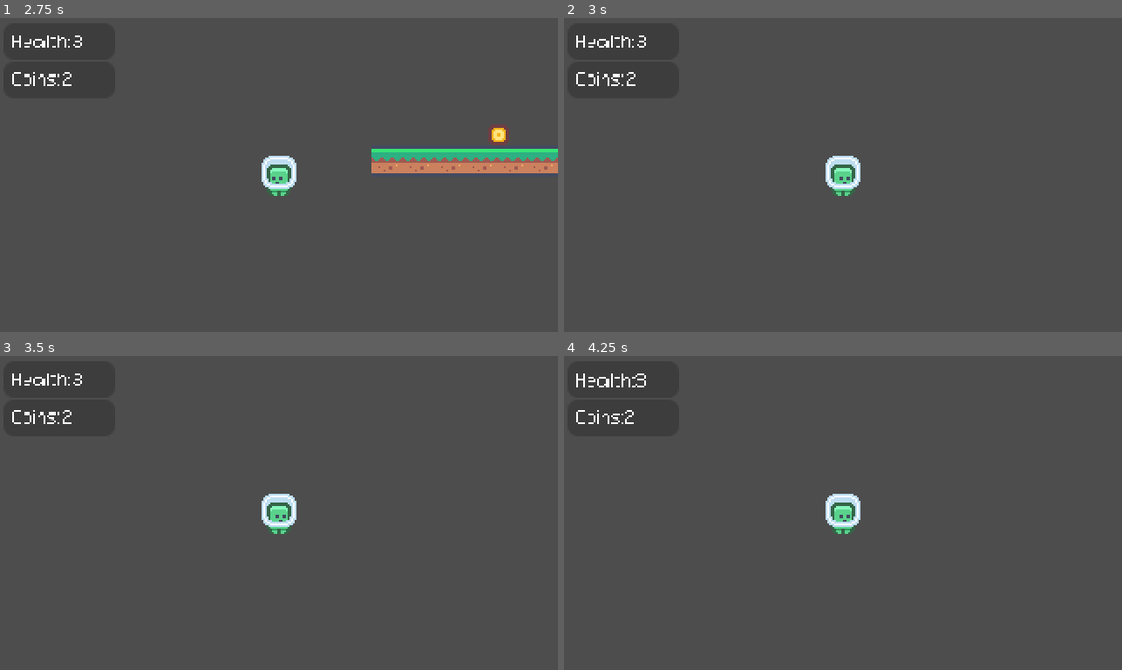
Above: before the commit, frames 1-4 (two rows, left to right).
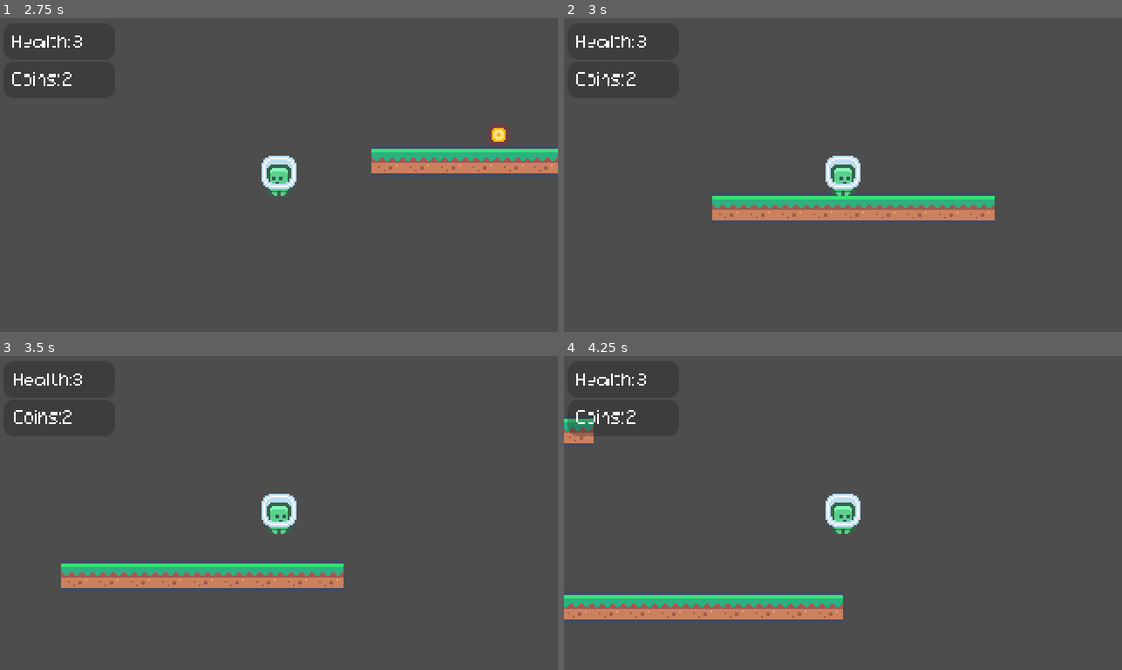
Above: after the commit, the same moments.

Repository: platz-halter/mario_clone
Game: Godot game, scene res://world.tscn
Same seed, same stepped clock (60 frames per second), same inputs: the game is played once before the commit and once after it.
Inputs:
- Up to frame 1 (2.75 s): tap Enter at 0.5 s; hold Shift (dash) 0.53-1.28 s; hold Right (ui_right) 0.53-2.03 s; tap Up (ui_up) at 0.77, 1.52 s; tap 1 (sys_level1) at 1.35 s; hold Left (ui_left) from 2.03 s (still down); tap 2 (sys_level2) at 2.1 s
- Up to frame 2 (3 s): release Left (ui_left) at 2.78 s; hold Right (ui_right) from 2.78 s (still down); tap 3 (sys_level3) at 2.85 s
- Up to frame 3 (3.5 s): keep holding Right (ui_right); tap Up (ui_up) at 3.02 s
- Up to frame 4 (4.25 s): keep holding Right (ui_right); hold Shift (dash) from 3.53 s (still down); tap Up (ui_up) at 3.77 s

Frame 1 is identical in both runs. In frame 2, 3.9% of the frame differs, in the area x 26-78%, y 56-65%; in frame 3, 4.2%; in frame 4, 4.4%, in the area x 0-50%, y 5-84%.
Error before the commit: Invalid access to property or key 'position' on a base object of type 'null instance'. (res://world.gd:22)

Commit message:
Added level3 basic

Diff:
--- a/Levels/level_3.tscn
+++ b/Levels/level_3.tscn
@@ -1,3 +1,87 @@
-[gd_scene format=3 uid="uid://dnsr05iobcsfc"]
+[gd_scene load_steps=3 format=3 uid="uid://dnsr05iobcsfc"]
+
+[ext_resource type="PackedScene" uid="uid://d3nmtktli0buh" path="res://Objects/Utils/player_start.tscn" id="1_8rxfo"]
+[ext_resource type="PackedScene" uid="uid://dhs7x7suf33og" path="res://Objects/Blocks/Grass/grass_floor.tscn" id="2_60opg"]
 
 [node name="level_3" type="Node2D"]
+
+[node name="PlayerStart" parent="." instance=ExtResource("1_8rxfo")]
+position = Vector2(-87, -65)
+
+[node name="grass_floor" parent="." instance=ExtResource("2_60opg")]
+position = Vector2(-33, -36)
+
+[node name="grass_floor2" parent="." instance=ExtResource("2_60opg")]
+position = Vector2(-15, -36)
+
+[node name="grass_floor3" parent="." instance=ExtResource("2_60opg")]
+position = Vector2(3, -36)
+
+[node name="grass_floor4" parent="." instance=ExtResource("2_60opg")]
+position = Vector2(-87, -36)
+
+[node name="grass_floor5" parent="." instance=ExtResource("2_60opg")]
+position = Vector2(-69, -36)
+
+[node name="grass_floor6" parent="." instance=ExtResource("2_60opg")]
+position = Vector2(-51, -36)
+
+[node name="grass_floor8" parent="." instance=ExtResource("2_60opg")]
+position = Vector2(-123, -36)
+
+[node name="grass_floor9" parent="." instance=ExtResource("2_60opg")]
+position = Vector2(-105, -36)
+
+[node name="grass_floor10" parent="." instance=ExtResource("2_60opg")]
+position = Vector2(-33, -36)
+
+[node name="grass_floor11" parent="." instance=ExtResource("2_60opg")]
+position = Vector2(-15, -36)
+
+[node name="grass_floor12" parent="." instance=ExtResource("2_60opg")]
+position = Vector2(3, -36)
+
+[node name="grass_floor13" parent="." instance=ExtResource("2_60opg")]
+position = Vector2(-87, -36)
+
+[node name="grass_floor14" parent="." instance=ExtResource("2_60opg")]
+position = Vector2(-69, -36)
+
+[node name="grass_floor15" parent="." instance=ExtResource("2_60opg")]
+position = Vector2(-51, -36)
+
+[node name="grass_floor16" parent="." instance=ExtResource("2_60opg")]
+position = Vector2(-141, -36)
+
+[node name="grass_floor17" parent="." instance=ExtResource("2_60opg")]
+position = Vector2(-123, -36)
+
+[node name="grass_floor18" parent="." instance=ExtResource("2_60opg")]
+position = Vector2(-105, -36)
+
+[node name="grass_floor19" parent="." instance=ExtResource("2_60opg")]
+position = Vector2(110, 65)
+
+[node name="grass_floor20" parent="." instance=ExtResource("2_60opg")]
+position = Vector2(128, 65)
+
+[node name="grass_floor21" parent="." instance=ExtResource("2_60opg")]
+position = Vector2(146, 65)
+
+[node name="grass_floor22" parent="." instance=ExtResource("2_60opg")]
+position = Vector2(56, 65)
+
+[node name="grass_floor23" parent="." instance=ExtResource("2_60opg")]
+position = Vector2(74, 65)
+
+[node name="grass_floor24" parent="." instance=ExtResource("2_60opg")]
+position = Vector2(92, 65)
+
+[node name="grass_floor25" parent="." instance=ExtResource("2_60opg")]
+position = Vector2(2, 65)
+
+[node name="grass_floor26" parent="." instance=ExtResource("2_60opg")]
+position = Vector2(20, 65)
+
+[node name="grass_floor27" parent="." instance=ExtResource("2_60opg")]
+position = Vector2(38, 65)
--- a/Objects/LevelElements/portal.gd
+++ b/Objects/LevelElements/portal.gd
@@ -1,12 +1 @@
 extends Area2D
-
-
-# Called when the node enters the scene tree for the first time.
-func _ready():
-
-	print(get_meta_list())
-
-
-# Called every frame. 'delta' is the elapsed time since the previous frame.
-func _process(delta):
-	pass
